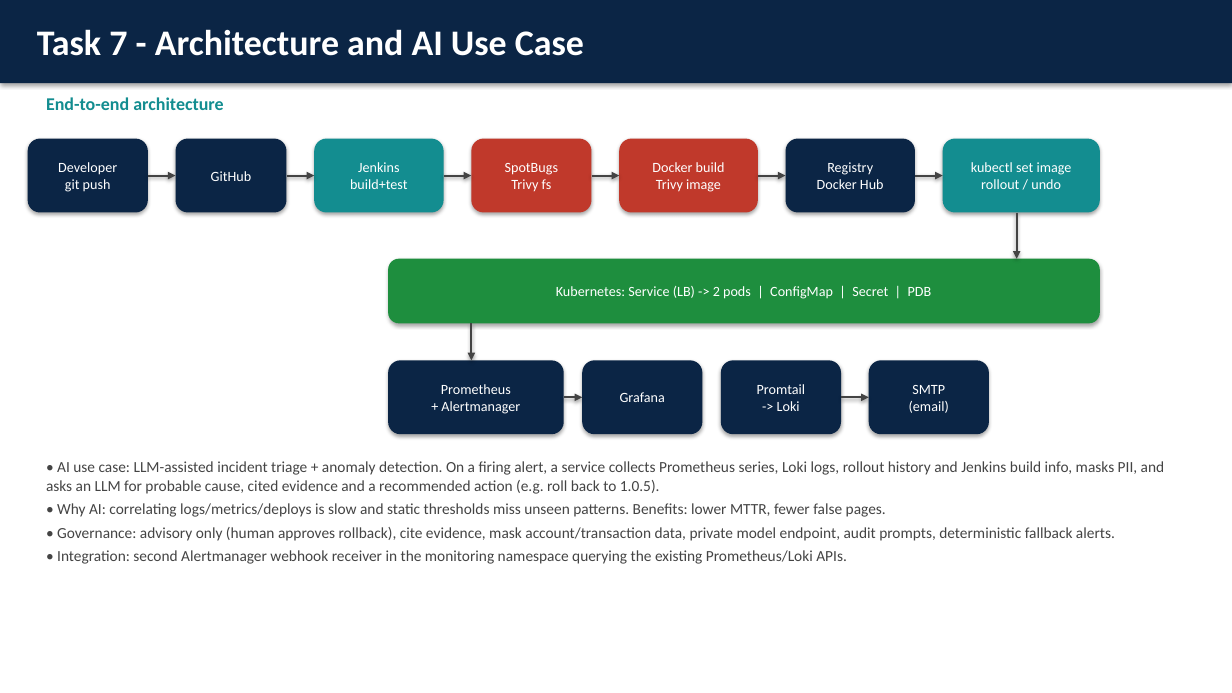
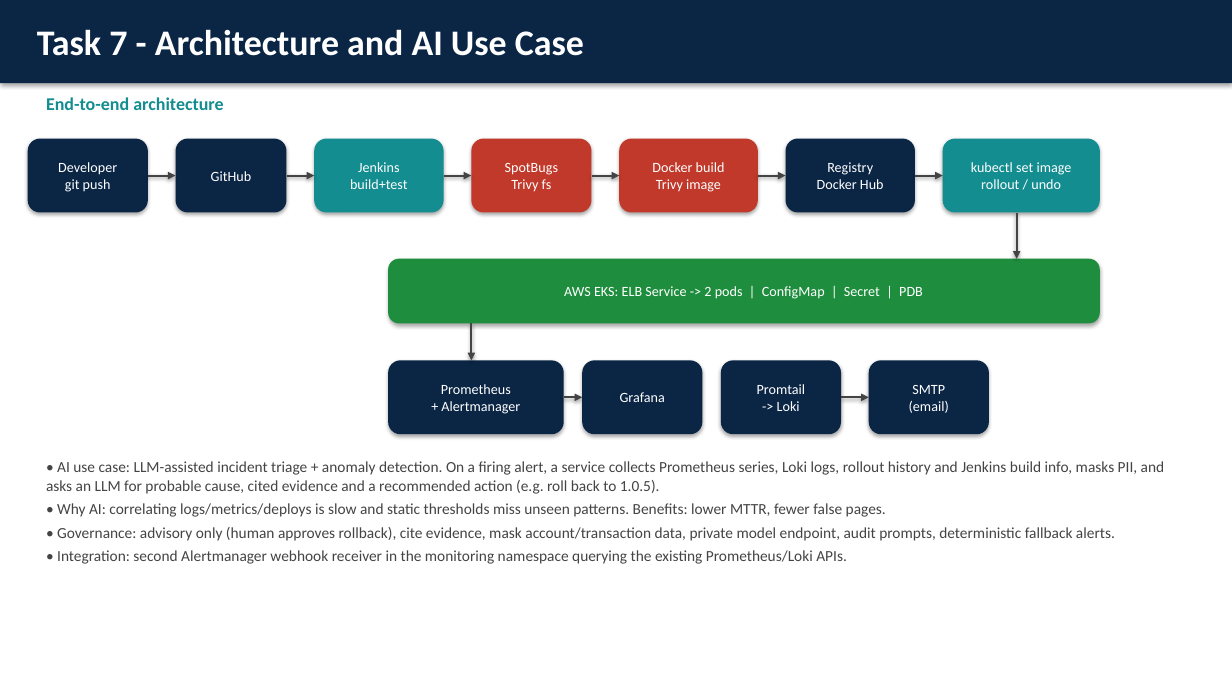
Before and after one commit to badri35/capstone, a slide deck: slide 7 of FinSecure-Pay-Capstone.pptx. Drawn at 1232x693 pixels with LibreOffice and Linux fonts; fonts in the diff are those of the drawing. Boxes give left, top, right and bottom in pixels: in the first picture for what was removed or moved away, otherwise in the second. Text is boxed around its words. In the diff, an @@ line names an element or a change of style, - is before the commit and + after.

```diff
--- a/FinSecure-Pay-Capstone.pptx
+++ b/FinSecure-Pay-Capstone.pptx
@@ text in rounded rectangle at [564,286,923,299]: text changed @@
-Kubernetes: Service (LB) -> 2 pods | ConfigMap | Secret | PDB
+AWS EKS: ELB Service -> 2 pods | ConfigMap | Secret | PDB
```
Also in this commit, not shown: 4 other slides changed, 8 other files.
